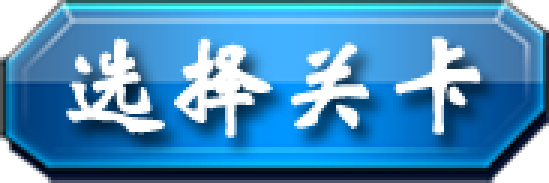
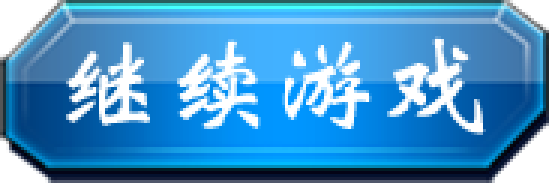
Layered file, before and after one edit (549 × 183). Changes by layer:
showed "继续游戏", painted on it over [66, 36, 486, 135]
hid "选择关卡", painted on it over [66, 36, 483, 138]
